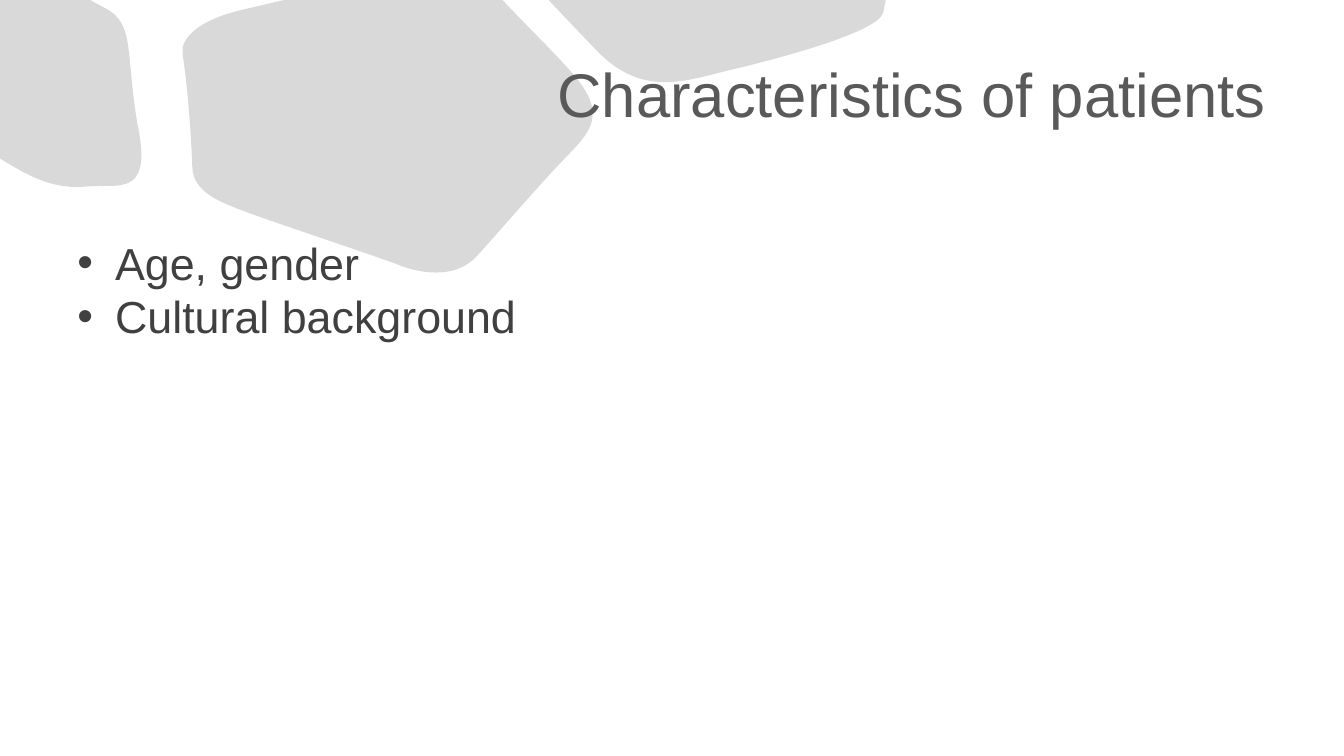
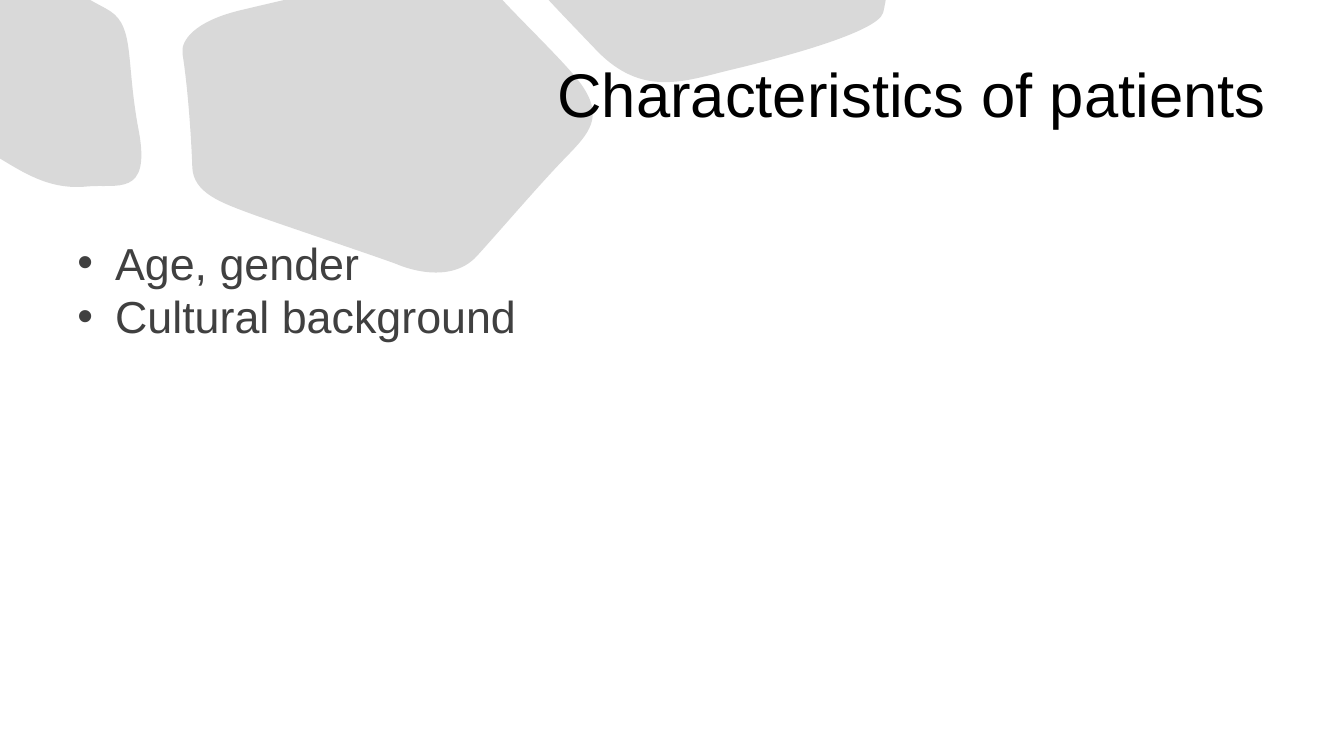
Before and after one commit to kostadinoff/SMU_seminar_in_economic-_evaluation_in_Healthcare, a slide deck: slide 3 of group_assigment/group_assigment.pptx. Drawn at 1344x756 pixels with LibreOffice and Linux fonts; fonts in the diff are those of the drawing. Boxes give left, top, right and bottom in pixels: in the first picture for what was removed or moved away, otherwise in the second. Text is boxed around its words. In the diff, an @@ line names an element or a change of style, - is before the commit and + after.

```diff
--- a/group_assigment/group_assigment.pptx
+++ b/group_assigment/group_assigment.pptx
@@ title "Characteristics of patients" at (557,72,1266,129): text colour #595959 to #000000 @@
```
Also in this commit, not shown: 2 other slides changed, 4 other files.
